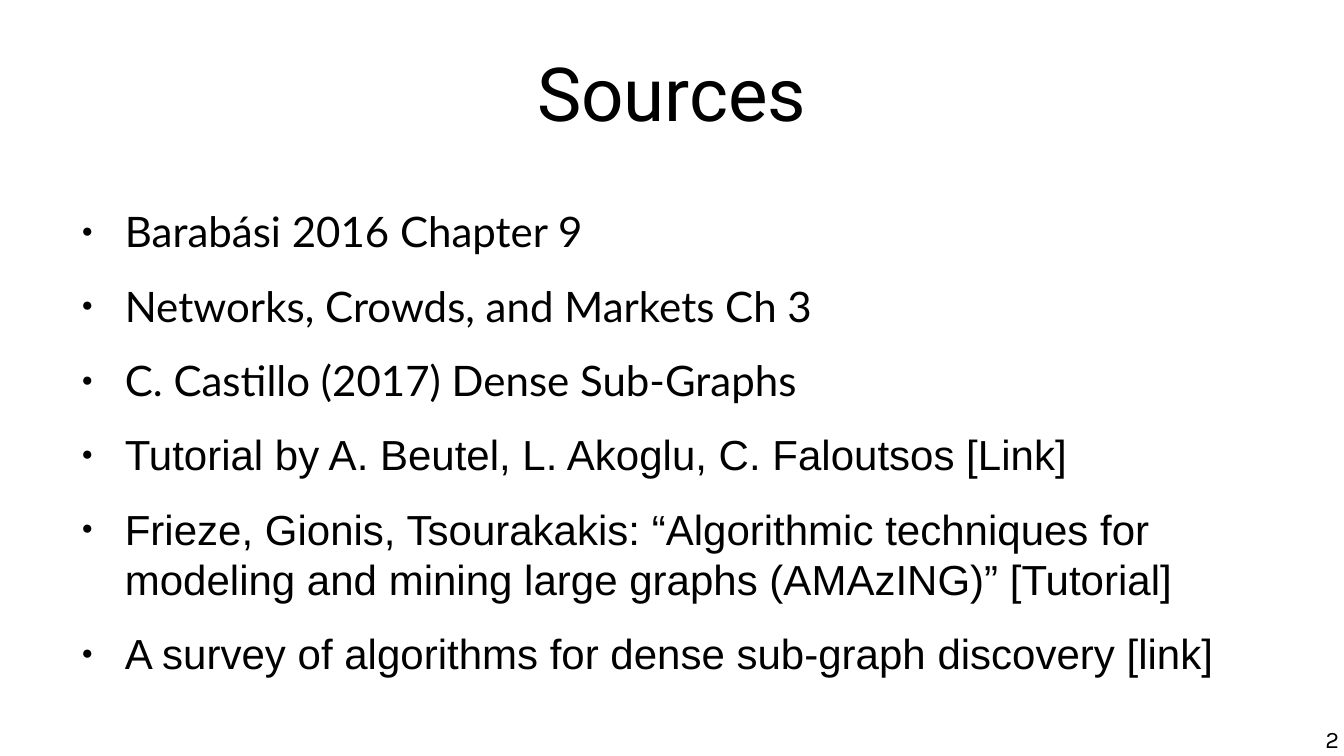
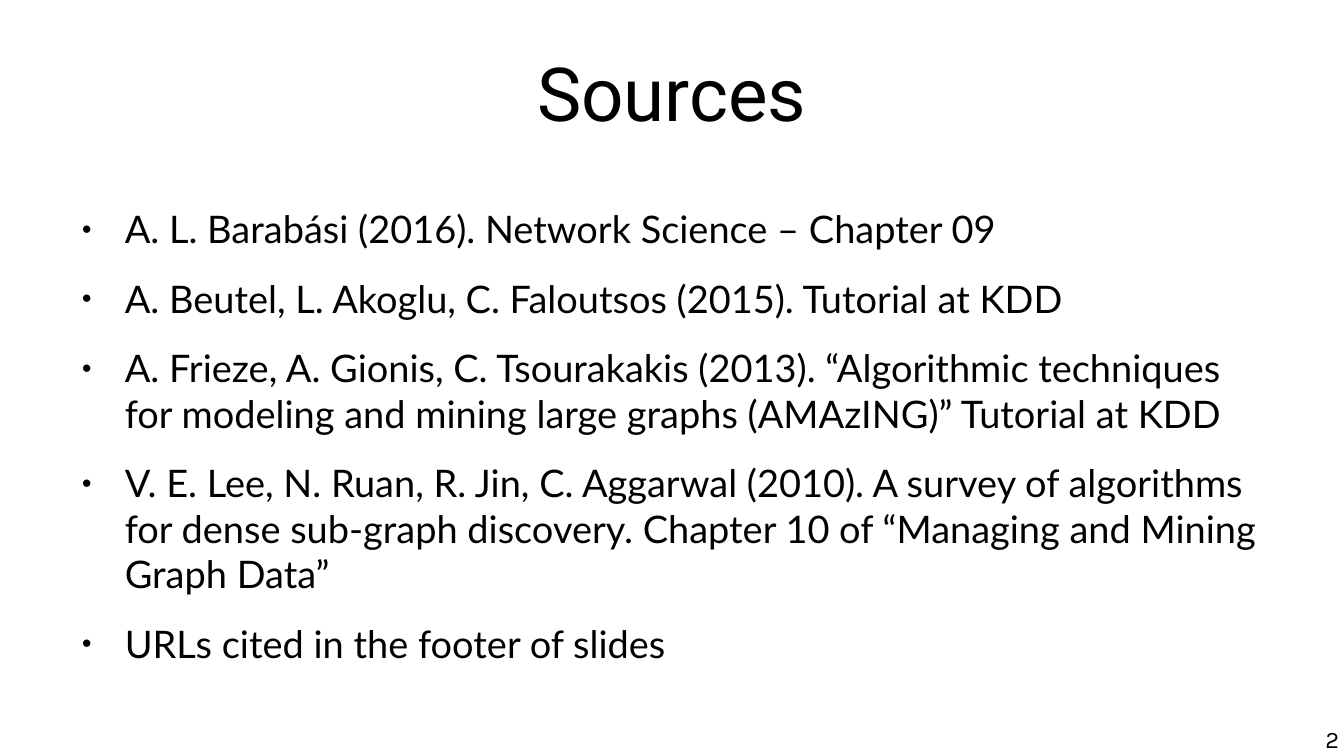
Before and after one commit to chatox/networks-science-course, a slide deck: slide 2 of theory/odp/tt19-k_cores.odp. Drawn at 1344x756 pixels with LibreOffice and Linux fonts; fonts in the diff are those of the drawing. Boxes give left, top, right and bottom in pixels: in the first picture for what was removed or moved away, otherwise in the second. Text is boxed around its words. In the diff, an @@ line names an element or a change of style, - is before the commit and + after.

```diff
--- a/theory/odp/tt19-k_cores.odp
+++ b/theory/odp/tt19-k_cores.odp
@@ text at [125,213,1256,659]: text changed; size 24.8 to 22.4 pt; font Arial to Lato @@
-● Barabási 2016 Chapter 9
-● Networks, Crowds, and Markets Ch 3
-● C. Castillo (2017) Dense Sub-Graphs
-● Tutorial by A. Beutel, L. Akoglu, C. Faloutsos [Link]
-● Frieze, Gionis, Tsourakakis: “Algorithmic techniques for modeling and mining large graphs (AMAzING)” [Tutorial]
-● A survey of algorithms for dense sub-graph discovery [link]
+● A. L. Barabási (2016). Network Science – Chapter 09
+● A. Beutel, L. Akoglu, C. Faloutsos (2015). Tutorial at KDD
+● A. Frieze, A. Gionis, C. Tsourakakis (2013). “Algorithmic techniques for modeling and mining large graphs (AMAzING)” Tutorial at KDD
+● V. E. Lee, N. Ruan, R. Jin, C. Aggarwal (2010). A survey of algorithms for dense sub-graph discovery. Chapter 10 of “Managing and Mining Graph Data”
+● URLs cited in the footer of slides
```
Also in this commit, not shown: 8 other files.
